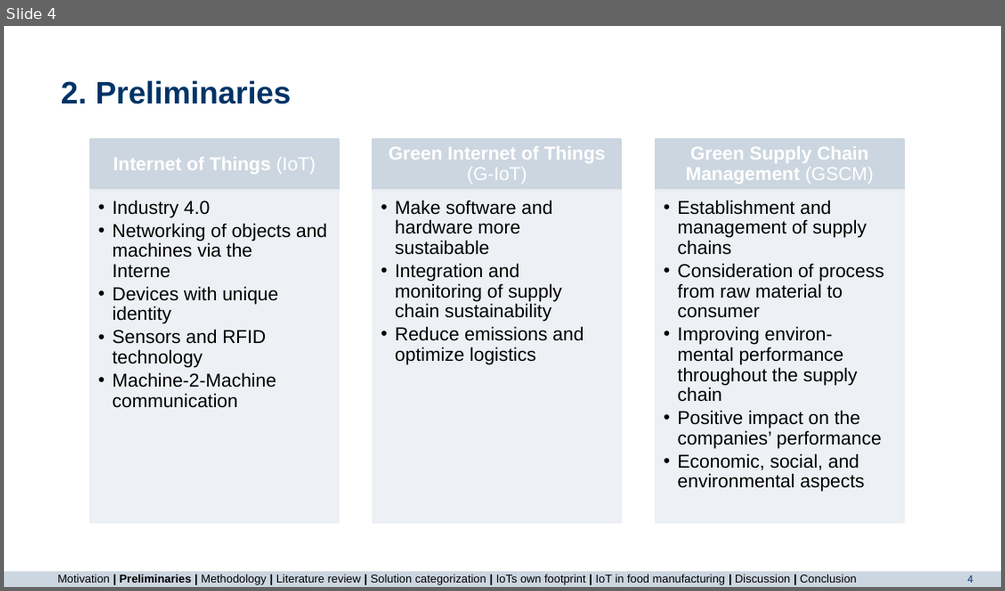
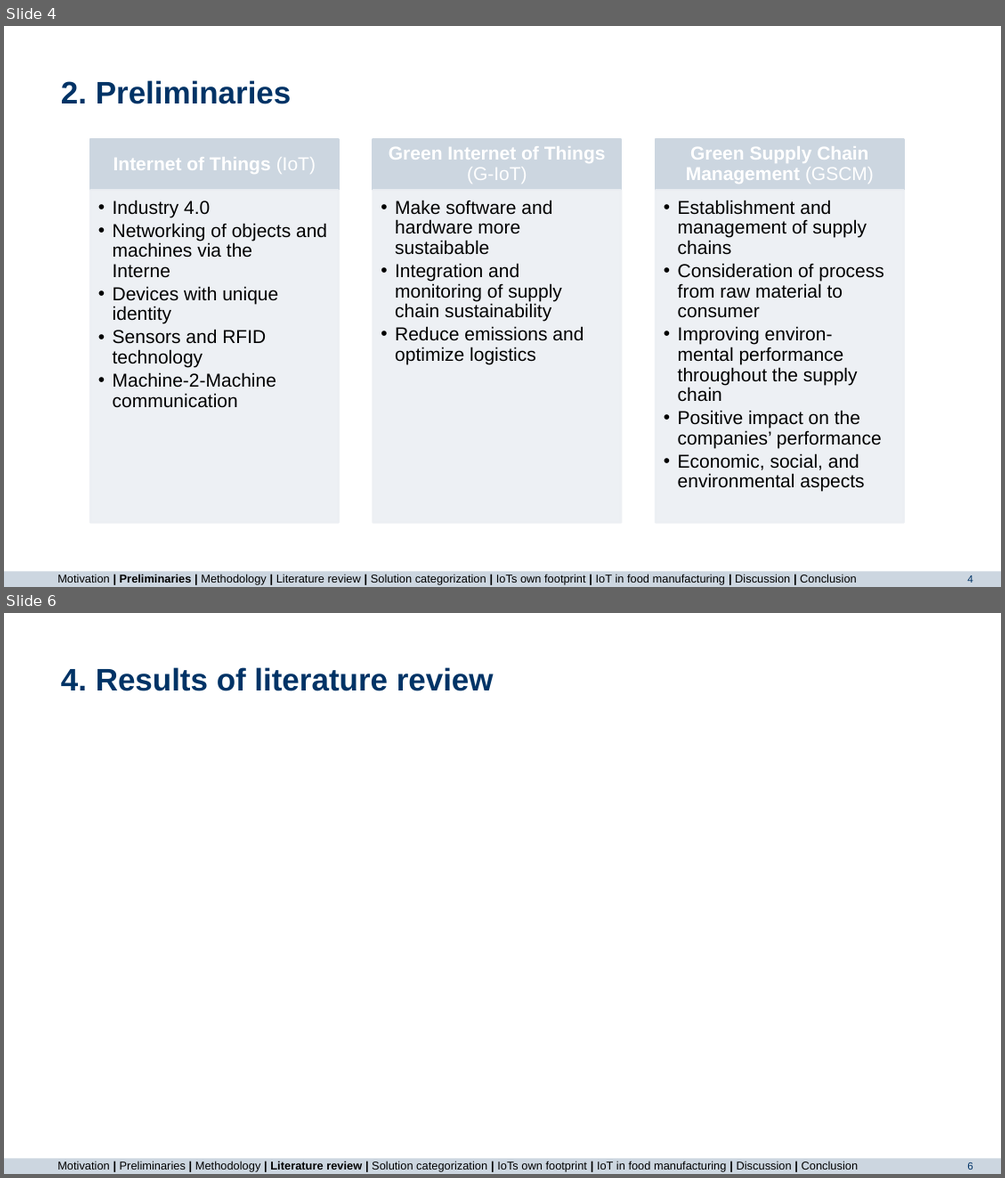
Before and after one commit to majuritz/internet-of-things-seminar, a slide deck: IoT final presentation.pptx. Shown one above the other, each under a label of ours: slide 4 before the commit, slides 4 and 6 after it; the slides between them are not shown. The pictures are 1005x591 and 1005x1178 pixels, drawn with LibreOffice and Linux fonts; fonts in the diff are those of the drawing; background and template pictures are left out. Boxes give left, top, right and bottom in pixels: in the first picture for what was removed or moved away, otherwise in the second. Text is boxed around its words. In the diff, an @@ line names an element or a change of style, - is before the commit and + after.

```diff
--- a/IoT final presentation.pptx
+++ b/IoT final presentation.pptx
@@ slide 6 added at box(4, 613, 1001, 1174), background #FFFFFF; not listed: 2 template elements that a slide beside it also shows @@
@@ title added at box(61, 667, 494, 691), 30 pt, text #003366, bold @@
+4. Results of literature review
@@ text added at box(57, 1160, 858, 1172), 11 pt, text #000000 @@
+Motivation | Preliminaries | Methodology | Literature review | Solution categorization | IoTs own footprint | IoT in food manufacturing | Discussion | Conclusion
```
Also in this commit, not shown: 3 slides changed, 4 other slides added, 1 other file.
